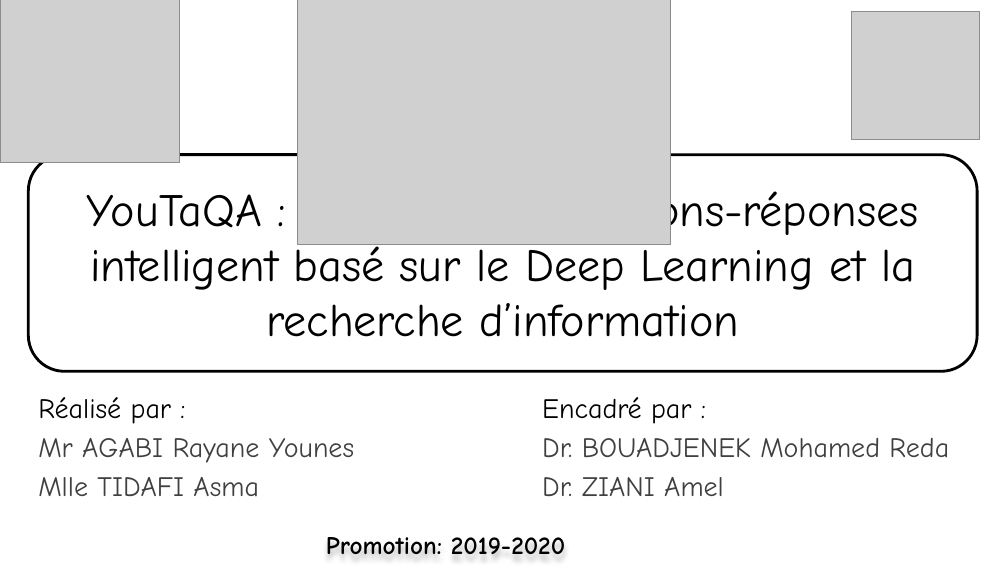
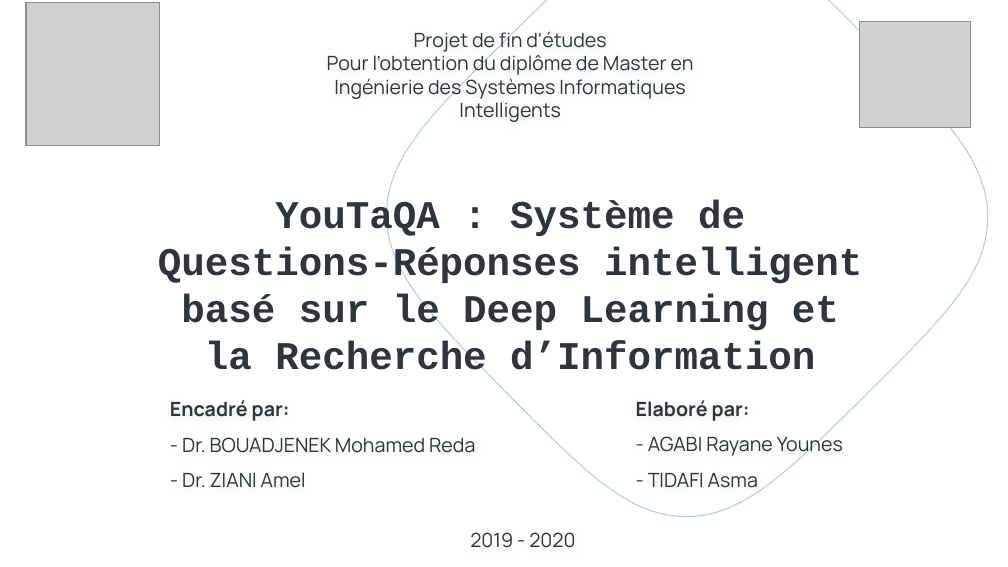
Before and after one commit to rbouadjenek/YouTaQA, a slide deck: slide 1 of Paper/présentation Soutenance Master AGABI & TIDAFI.pptx. Drawn at 1008x567 pixels with LibreOffice and Linux fonts; fonts in the diff are those of the drawing; grey boxes stand for pictures; background and template pictures are left out. Boxes give left, top, right and bottom in pixels: in the first picture for what was removed or moved away, otherwise in the second. Text is boxed around its words. In the diff, an @@ line names an element or a change of style, - is before the commit and + after.

```diff
--- a/Paper/présentation Soutenance Master AGABI & TIDAFI.pptx
+++ b/Paper/présentation Soutenance Master AGABI & TIDAFI.pptx
@@ picture: place and size @@
-picture at [0,0,179,162]
+picture at [26,3,160,146]
@@ picture removed at [297,0,670,245] @@
@@ freeform shape added at [318,0,1008,567], outline #B5CFDA 0.75 pt @@
@@ text added at [327,28,694,122], 14 pt, text #2E363D @@
+Projet de fin d'études
+Pour l’obtention du diplôme de Master en Ingénierie des Systèmes Informatiques Intelligents
@@ picture: place and size @@
-picture at [852,11,980,139]
+picture at [860,21,970,127]
@@ title "YouTaQA : Système de Questions-Réponses ...": place and size @@
-title "YouTaQA : Système de Questions-Réponses ..." at [28,154,977,371]
+title "YouTaQA : Système de Questions-Réponses ..." at [158,200,862,372]
@@ title "YouTaQA : Système de Questions-Réponses ..." at [158,200,862,372]: fill #FFFFFF to none; outline #000000 2 pt to none @@
@@ title at [158,200,862,372]: text changed; size 33 to 28 pt; font Comic Neue to Courier New; text colour #000000 to #2E363D; bold on @@
-YouTaQA : Système de questions-réponses intelligent basé sur le Deep Learning et la recherche d’information
+YouTaQA : Système de Questions-Réponses intelligent basé sur le Deep Learning et la Recherche d’Information
@@ text at [170,400,475,488]: text changed; size 20 to 14 pt; font Comic Neue to Manrope; text colour #404040 to #2E363D @@
-Encadré par :
-Dr. BOUADJENEK Mohamed Reda
-Dr. ZIANI Amel
+Encadré par:
+- Dr. BOUADJENEK Mohamed Reda
+- Dr. ZIANI Amel
@@ text at [636,400,843,493]: text changed; size 20 to 14 pt; font Comic Neue to Manrope; text colour #404040 to #2E363D @@
-Réalisé par :
-Mr AGABI Rayane Younes
-Mlle TIDAFI Asma
+Elaboré par:
+- AGABI Rayane Younes
+- TIDAFI Asma
@@ text at [470,532,575,548]: text changed; size 18 to 14 pt; font Comic Neue to Manrope; text colour #000000 to #2E363D; bold off @@
-Promotion: 2019-2020
+2019 - 2020
```
Also in this commit, not shown: 20 other slides changed, 16 slides added, 10 slides removed, 5 other files.
